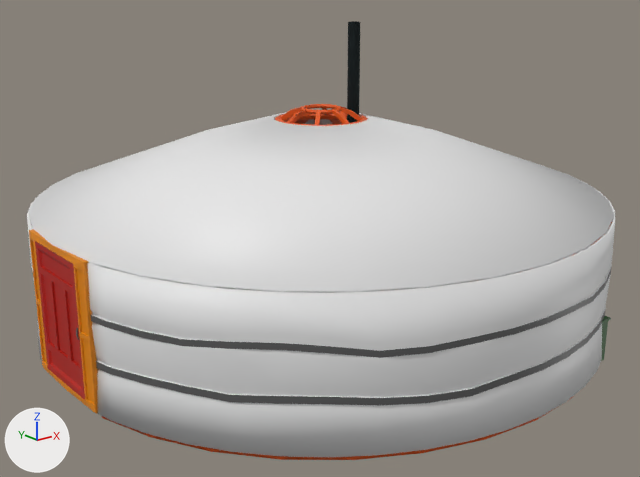
One commit to the Blender file Assets/3 Models/ger.blend: the scene before it, then after it.
The view is the same before and after, from a 50 mm lens placed at (-8.43, -10.5, 4.56), pointed at (-0.19, -0.2, 0.44). Lighting does not change. The marker at lower left points along +X, +Y and +Z. The older version comes first.

The older version as bpy lines, for what is in view:
```python
me_cube_004 = bpy.data.meshes.new('Cube.004')
me_cube_004.from_pydata(...)  # 124 vertices, 121 faces; spans x -0.05..0.0, y -1.23..0.0, z -0.94..0.94
# faces by material slot: [95, 26]
me_cube_004.materials.append(mat_haalga)  # picture img_gemini_generated_image_3ugnix3ugnix3ugn_png
me_cube_004.materials.append(mat_metal)  # its picture is missing
me_cylinder_004 = bpy.data.meshes.new('Cylinder.004')
me_cylinder_004.from_pydata(...)  # 4882 vertices, 5359 faces, 32 loose edges; spans x -3.64..3.68, y -3.68..3.68, z -1.09..2.28
me_cylinder_004.polygons.foreach_set('use_smooth', [True] * 5359)
# faces by material slot: [574, 4693, 92]
me_cylinder_004.materials.append(mat_burees)  # its picture is missing
me_cylinder_004.materials.append(mat_mod)  # orange #e75912
me_cylinder_004.materials.append(mat_metal)  # its picture is missing
me_torus_004 = bpy.data.meshes.new('Torus.004')
me_torus_004.from_pydata(...)  # 418 vertices, 400 faces; spans x -1.66..1.66, y -1.66..1.66, z -0.62..0.07
me_torus_004.materials.append(mat_mod)  # orange #e75912
ob_burees = bpy.data.objects.new('Burees', me_cylinder_004)
ob_burees.location = (0.0, 0.0, 0.06)
ob_burees.scale = (1.2, 1.2, 0.975)
_m = ob_burees.modifiers.new('Solidify', 'SOLIDIFY')
_m.thickness = 0.03
ob_haalga = bpy.data.objects.new('Haalga', me_cube_004)
ob_haalga.location = (-4.34, 0.61, 0.1)
ob_haalga.scale = (0.989, 0.989, 0.989)
_m = ob_haalga.modifiers.new('Mirror', 'MIRROR')
ob_toono = bpy.data.objects.new('Toono', me_torus_004)
ob_toono.location = (0.0, 0.0, 2.41)
ob_toono.scale = (0.436, 0.436, 0.436)
# also in view: 'HaalgaHuree' at (-4.33, 0.0, 0.1); 'Zuuh' at (0.07, 0.0, 1.36)
```
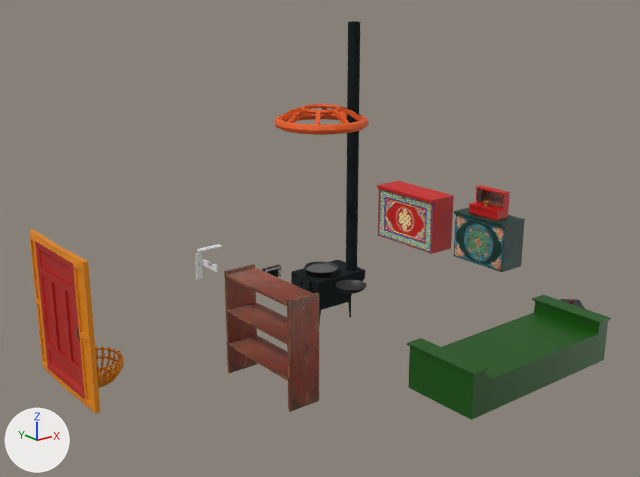
The edits, one by one:
Mesh me_cube_021 is new.
It has 96 vertices, 86 faces and spans x -0.81..-0.75, y -1.0..1.0, z -0.34..0.32.
Faces by material slot: [6, 80].
It uses material mat_awdar_001 (picture img_gemini_generated_image_pkd30kpkd30kpkd3_png).
It uses material mat_metal (its picture is missing).
Object 'Burees' (ob_burees) is now hidden.
Object 'AwdarHaalga' (ob_awdarhaalga) is new; it shows me_cube_021.
Its location is (4.13, 1.74, -0.11).
Its scale is (0.778, 0.778, 0.778).

Changed parts and their boxes (x1, y1, x2, y2) in the pictures (640 x 477 px):
'Burees', hidden
    before: (27, 112, 615, 460)
'AwdarHaalga', added
    after: (378, 189, 434, 229)
'Or', unchanged, uncovered by the edit
    before: (601, 316, 611, 361)
    after: (407, 295, 611, 420)
'Tawiur', unchanged, uncovered by the edit
    after: (224, 264, 319, 412)
'Zuuh', unchanged, uncovered by the edit
    before: (347, 21, 360, 123)
    after: (291, 21, 365, 326)
'Awdar.001', unchanged, uncovered by the edit
    after: (454, 208, 525, 272)
